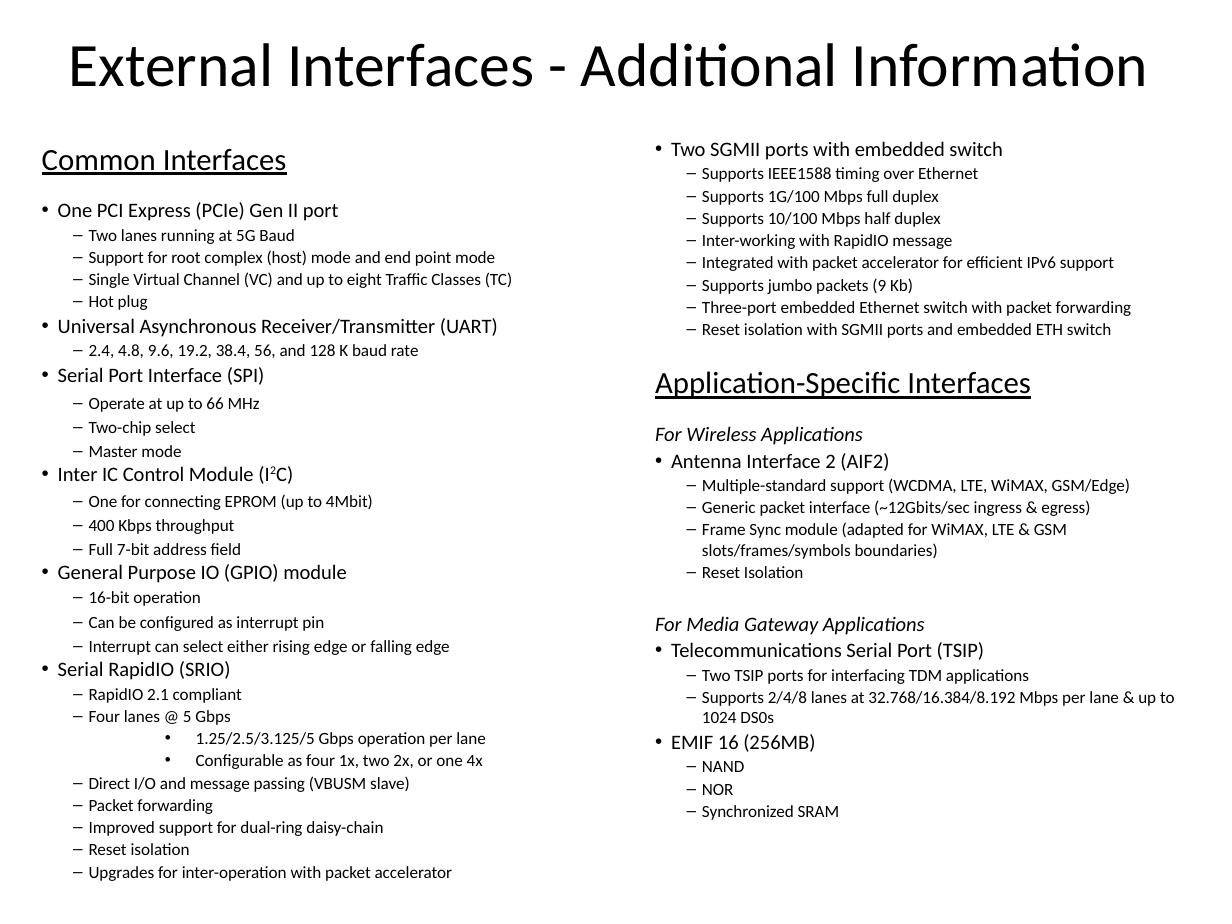
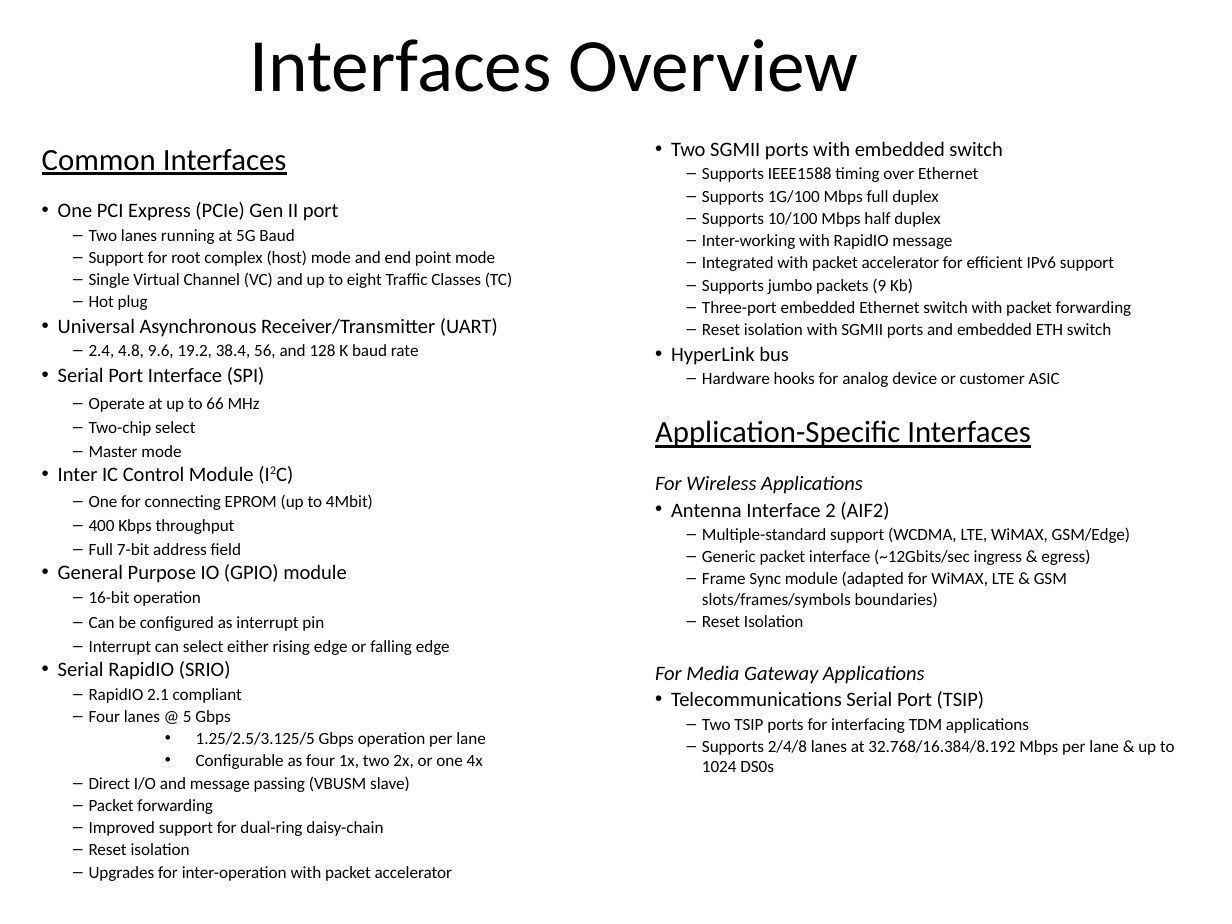
Before and after one commit to hari1989/keystone-workshop, a slide deck: slide 34 of slides/KeyStone Overview.pptx (slide 38 before the commit). Drawn at 1232x924 pixels with LibreOffice and Linux fonts; fonts in the diff are those of the drawing; background and template pictures are left out. Boxes give left, top, right and bottom in pixels: in the first picture for what was removed or moved away, otherwise in the second. Text is boxed around its words. In the diff, an @@ line names an element or a change of style, - is before the commit and + after.

```diff
--- a/slides/KeyStone Overview.pptx
+++ b/slides/KeyStone Overview.pptx
@@ title at (250, 39, 858, 92): text changed; size 36 to 44 pt @@
-External Interfaces - Additional Information
+Interfaces Overview
@@ text at (671, 346, 1060, 387): paragraphs added @@
+• HyperLink bus
+  – Hardware hooks for analog device or customer ASIC
@@ text at (671, 734, 840, 820): paragraphs removed @@
-• EMIF 16 (256MB)
-  – NAND
-  – NOR
-  – Synchronized SRAM
```
Also in this commit, not shown: 26 other slides changed, 33 slides added, 18 slides removed, 1 other file.
